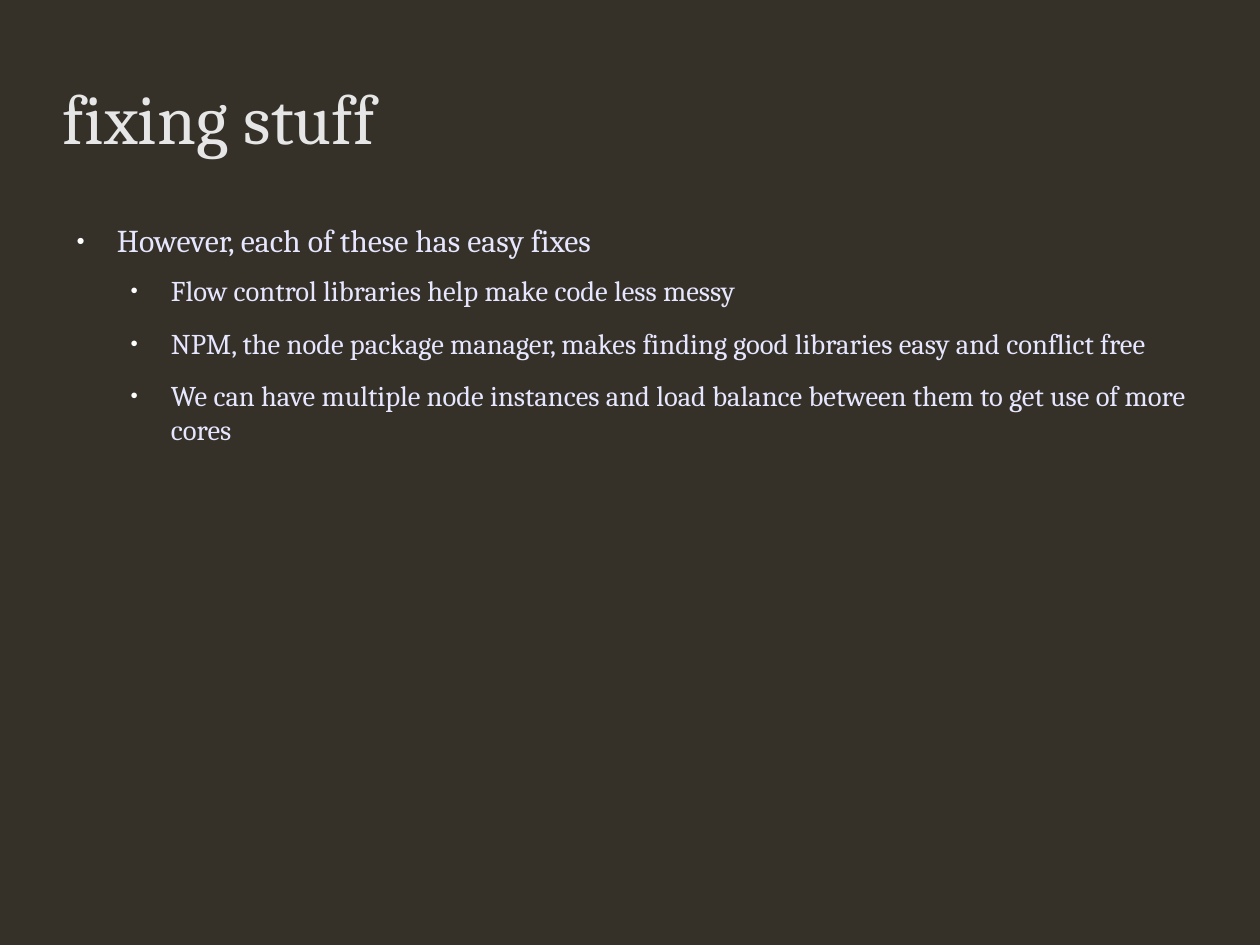
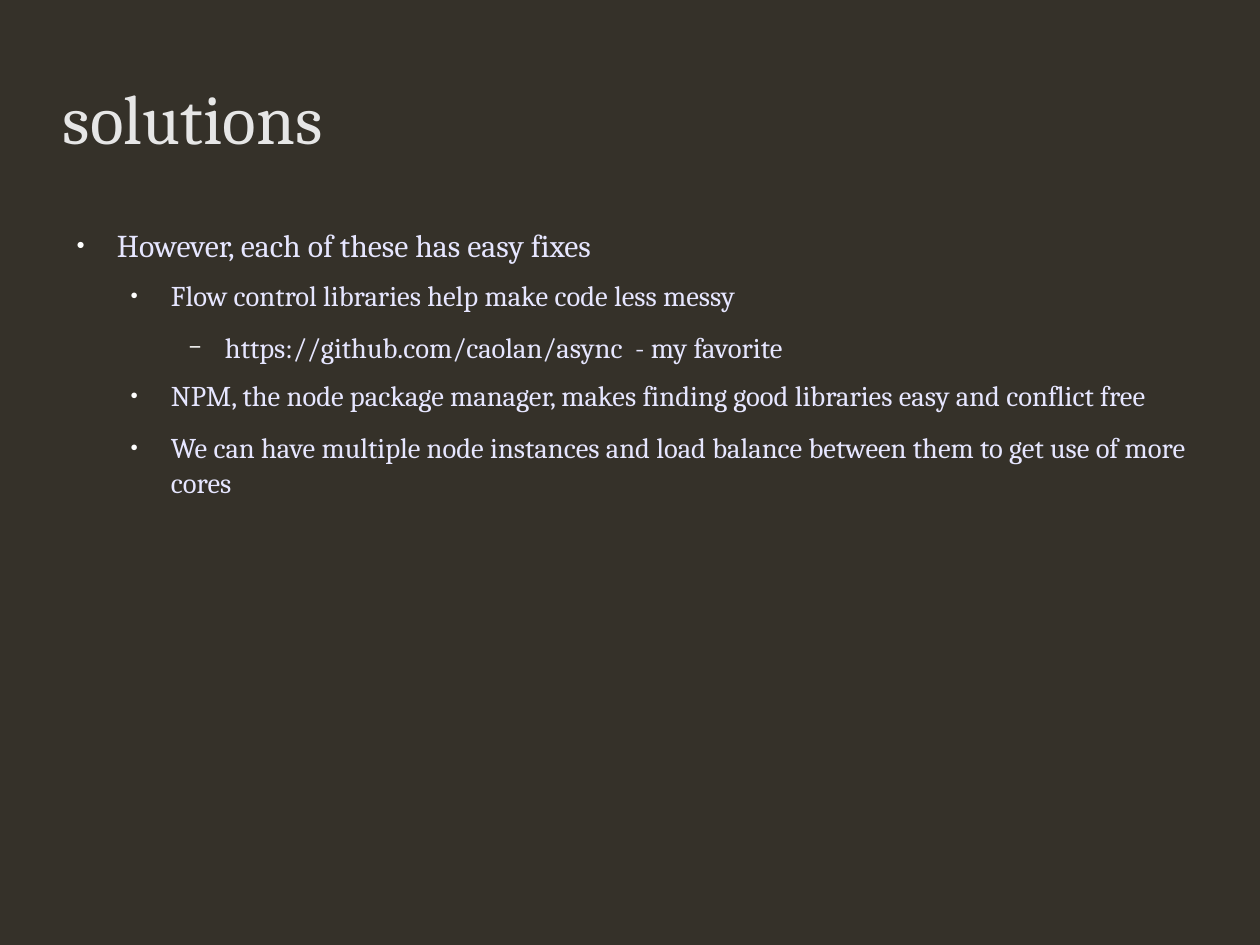
Before and after one commit to addisonj/presentation, a slide deck: slide 12 of presentation.odp (slide 13 before the commit). Drawn at 1260x945 pixels with LibreOffice and Linux fonts; fonts in the diff are those of the drawing; background and template pictures are left out. Boxes give left, top, right and bottom in pixels: in the first picture for what was removed or moved away, otherwise in the second. Text is boxed around its words. In the diff, an @@ line names an element or a change of style, - is before the commit and + after.

```diff
--- a/presentation.odp
+++ b/presentation.odp
@@ title at bbox=[63, 95, 323, 145]: text changed @@
-fixing stuff
+solutions
@@ text at bbox=[225, 337, 783, 365]: paragraph added @@
+    − https://github.com/caolan/async - my favorite
```
Also in this commit, not shown: 5 other slides changed, 1 slide removed, 10 other files.
